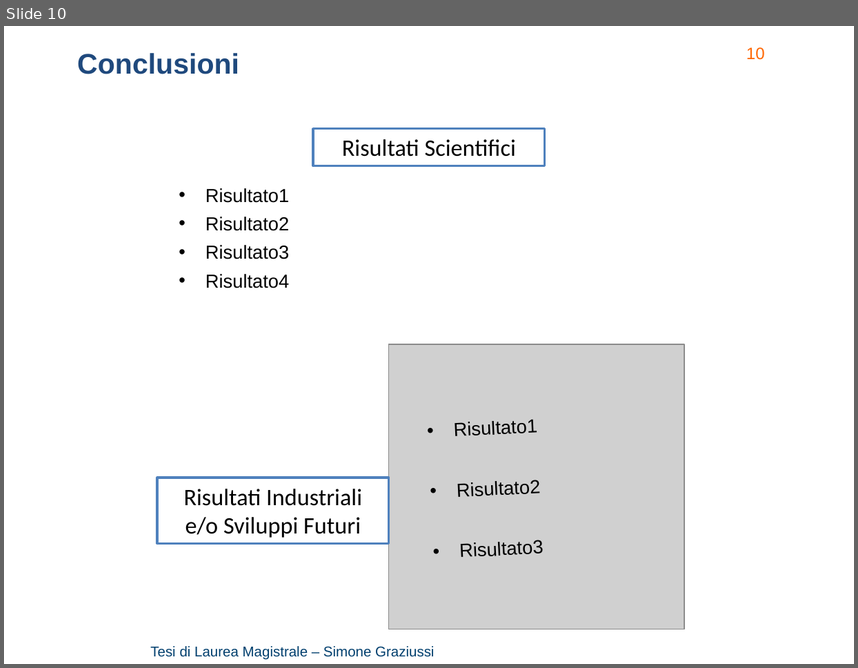
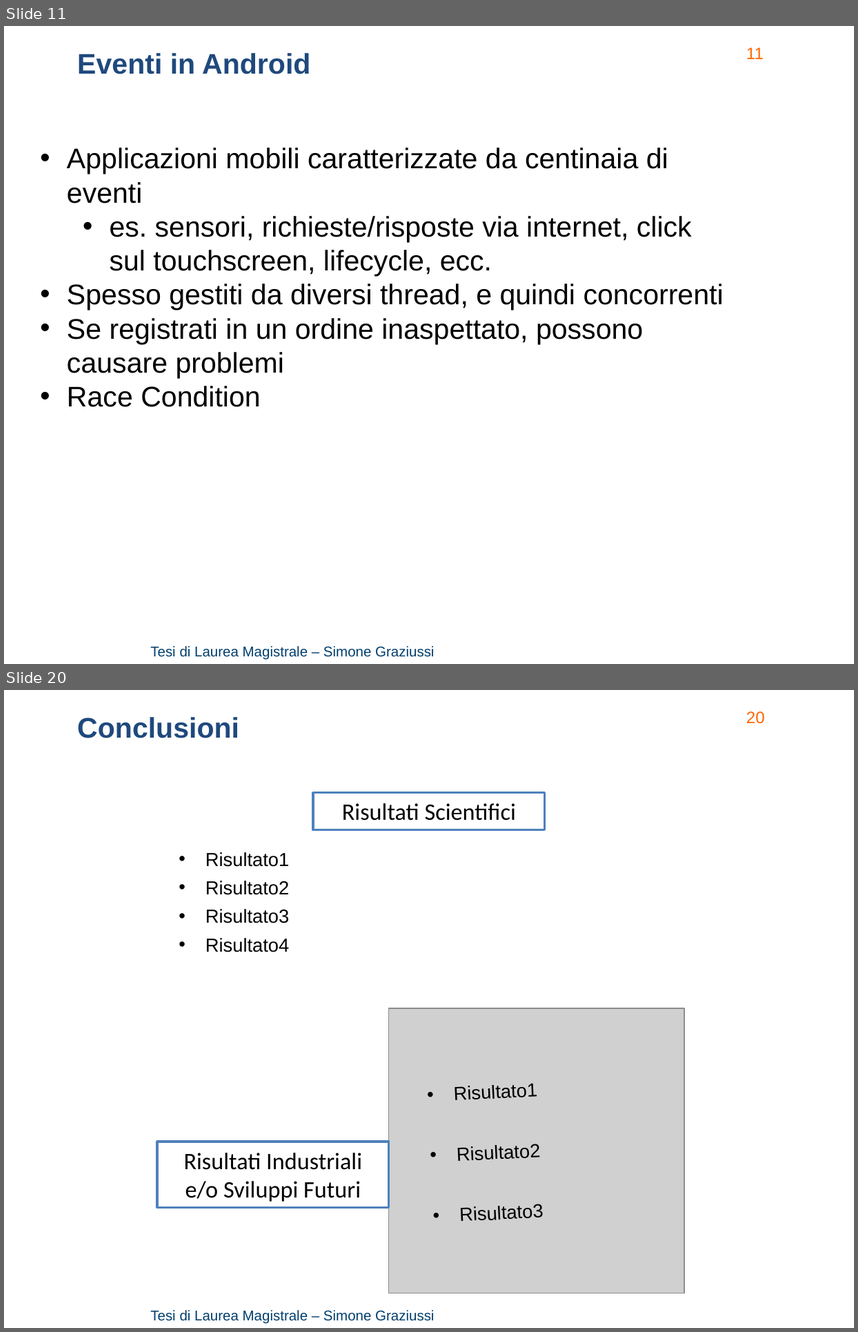
Before and after one commit to Simone3/Thesis, a slide deck: Presentation/Presentation.pptx. Shown one above the other, each under a label of ours: slide 10 before the commit, slides 11 and 20 after it; the slides between them are not shown. The pictures are 858x668 and 858x1332 pixels, drawn with LibreOffice and Linux fonts; fonts in the diff are those of the drawing; grey boxes stand for pictures; background and template pictures are left out. Boxes give left, top, right and bottom in pixels: in the first picture for what was removed or moved away, otherwise in the second. Text is boxed around its words. In the diff, an @@ line names an element or a change of style, - is before the commit and + after.

```diff
--- a/Presentation/Presentation.pptx
+++ b/Presentation/Presentation.pptx
@@ slide 11 added at (x1=4, y1=26, x2=854, y2=664), background picture (left out); not listed: 2 template elements that a slide beside it also shows @@
@@ text added at (x1=77, y1=53, x2=310, y2=74), 24 pt, text #1F497D, bold @@
+Eventi in Android
@@ text added at (x1=67, y1=147, x2=724, y2=407), 24 pt, text #000000 @@
+• Applicazioni mobili caratterizzate da centinaia di eventi
+  • es. sensori, richieste/risposte via internet, click sul touchscreen, lifecycle, ecc.
+• Spesso gestiti da diversi thread, e quindi concorrenti
+• Se registrati in un ordine inaspettato, possono causare problemi
+• Race Condition
@@ what was slide 10 is now slide 20 @@
@@ page number at (x1=746, y1=711, x2=765, y2=724): text changed @@
-10
+20
```
Also in this commit, not shown: 9 other slides added, 1 other file.
